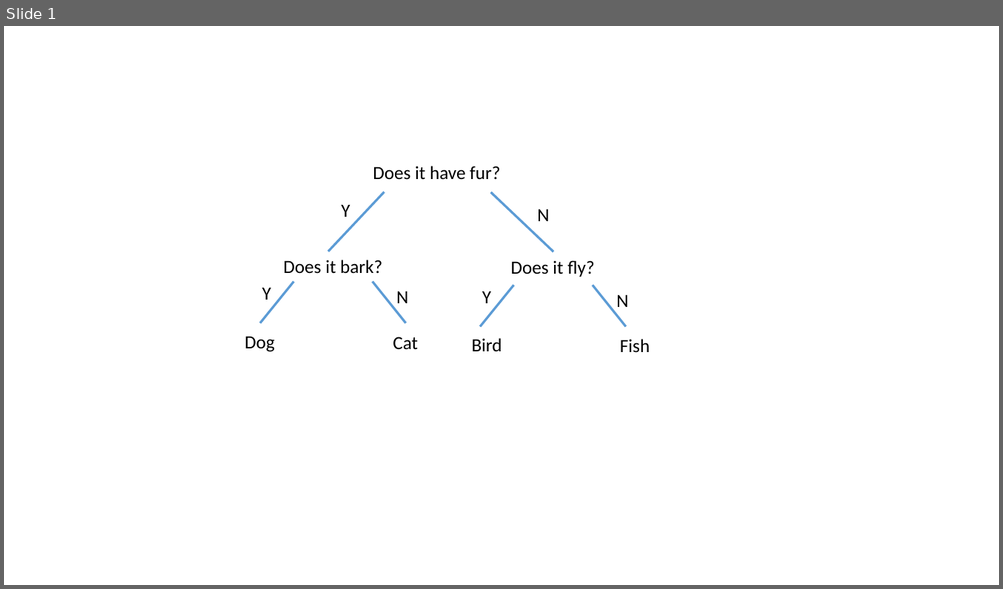
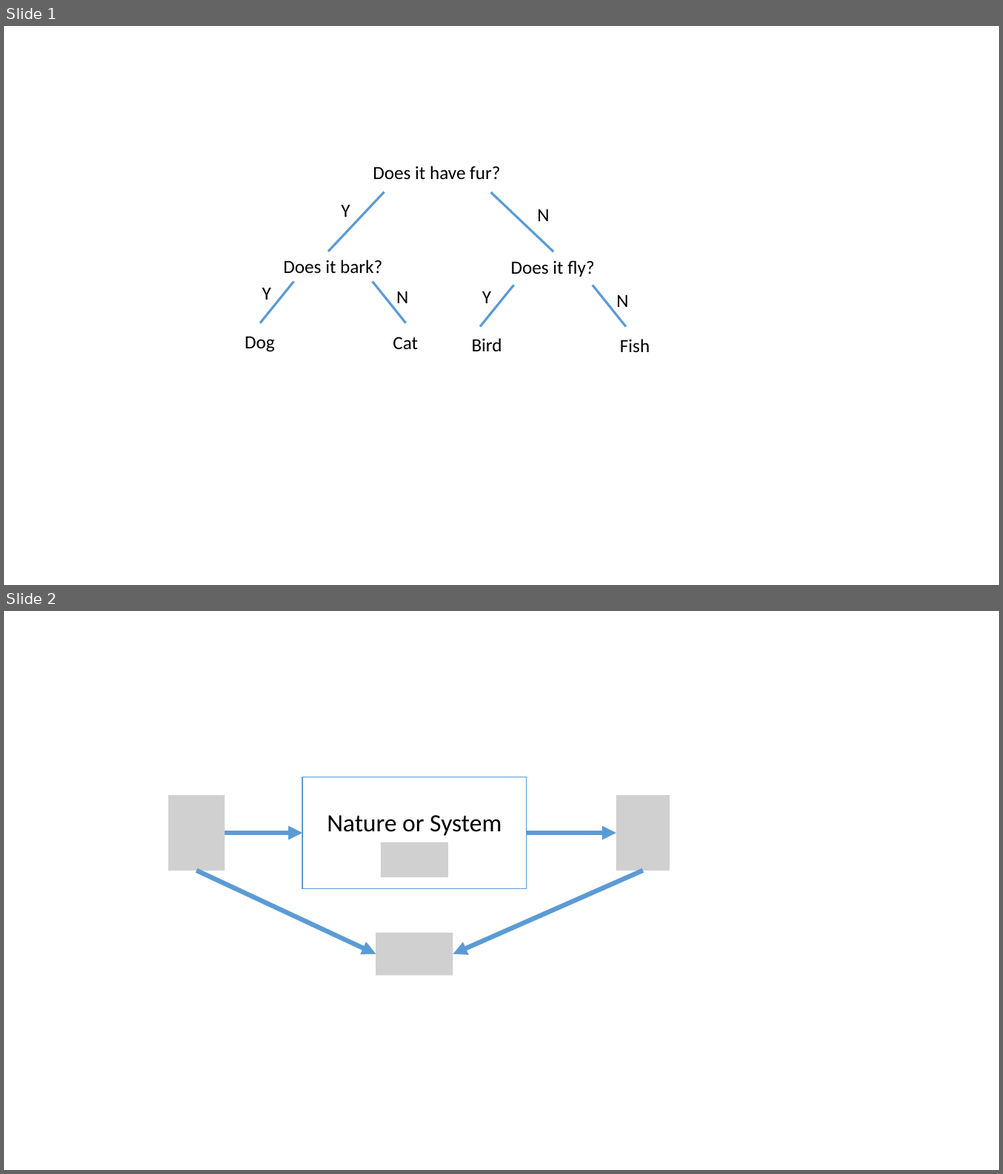
Before and after one commit to JeremyBYU/mdp-machine-learning, a slide deck: presentation/assets/hand_drawn.pptx. Shown one above the other, each under a label of ours: slide 1 before the commit, slides 1 and 2 after it. The pictures are 1003x589 and 1003x1174 pixels, drawn with LibreOffice and Linux fonts; fonts in the diff are those of the drawing; grey boxes stand for pictures. Boxes give left, top, right and bottom in pixels: in the first picture for what was removed or moved away, otherwise in the second. Text is boxed around its words. In the diff, an @@ line names an element or a change of style, - is before the commit and + after.

```diff
--- a/presentation/assets/hand_drawn.pptx
+++ b/presentation/assets/hand_drawn.pptx
@@ slide 2 added at bbox=[4, 611, 999, 1170], background #FFFFFF @@
@@ rectangle added at bbox=[302, 777, 526, 889], fill #FFFFFF, outline #5B9BD5 1 pt, 24 pt, text #000000 @@
+Nature or System
@@ picture added at bbox=[168, 795, 225, 871] @@
@@ picture added at bbox=[616, 795, 669, 871] @@
@@ arrow added from (225, 833) to (302, 833), #5B9BD5 4.5 pt @@
@@ picture added at bbox=[381, 843, 448, 877] @@
@@ arrow added from (526, 833) to (616, 833), #5B9BD5 4.5 pt @@
@@ arrow added from (196, 871) to (375, 954), #5B9BD5 4.5 pt @@
@@ arrow added from (643, 871) to (453, 954), #5B9BD5 4.5 pt @@
@@ picture added at bbox=[375, 934, 452, 976] @@
```
Also in this commit, not shown: 15 other files.
